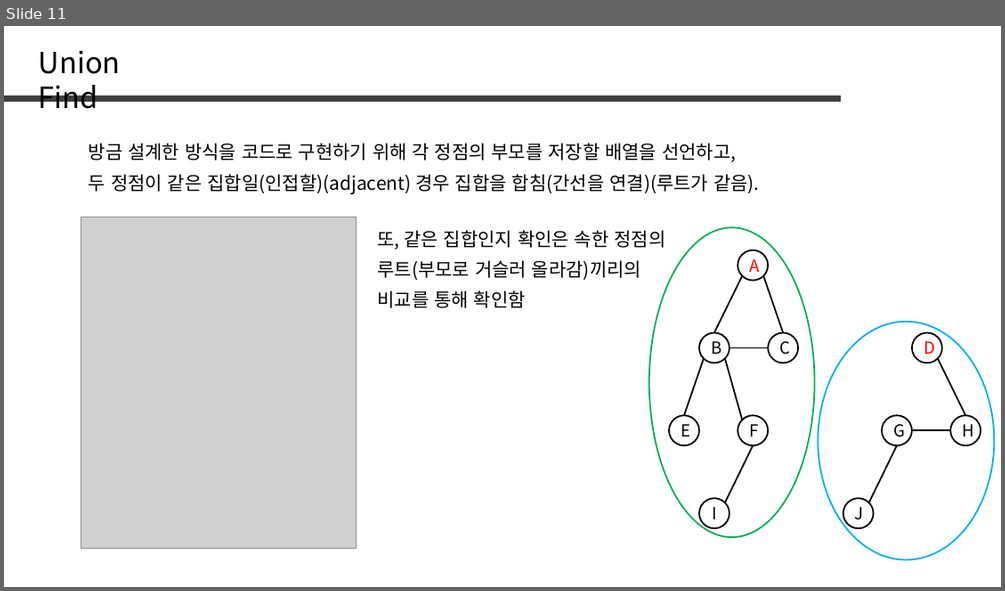
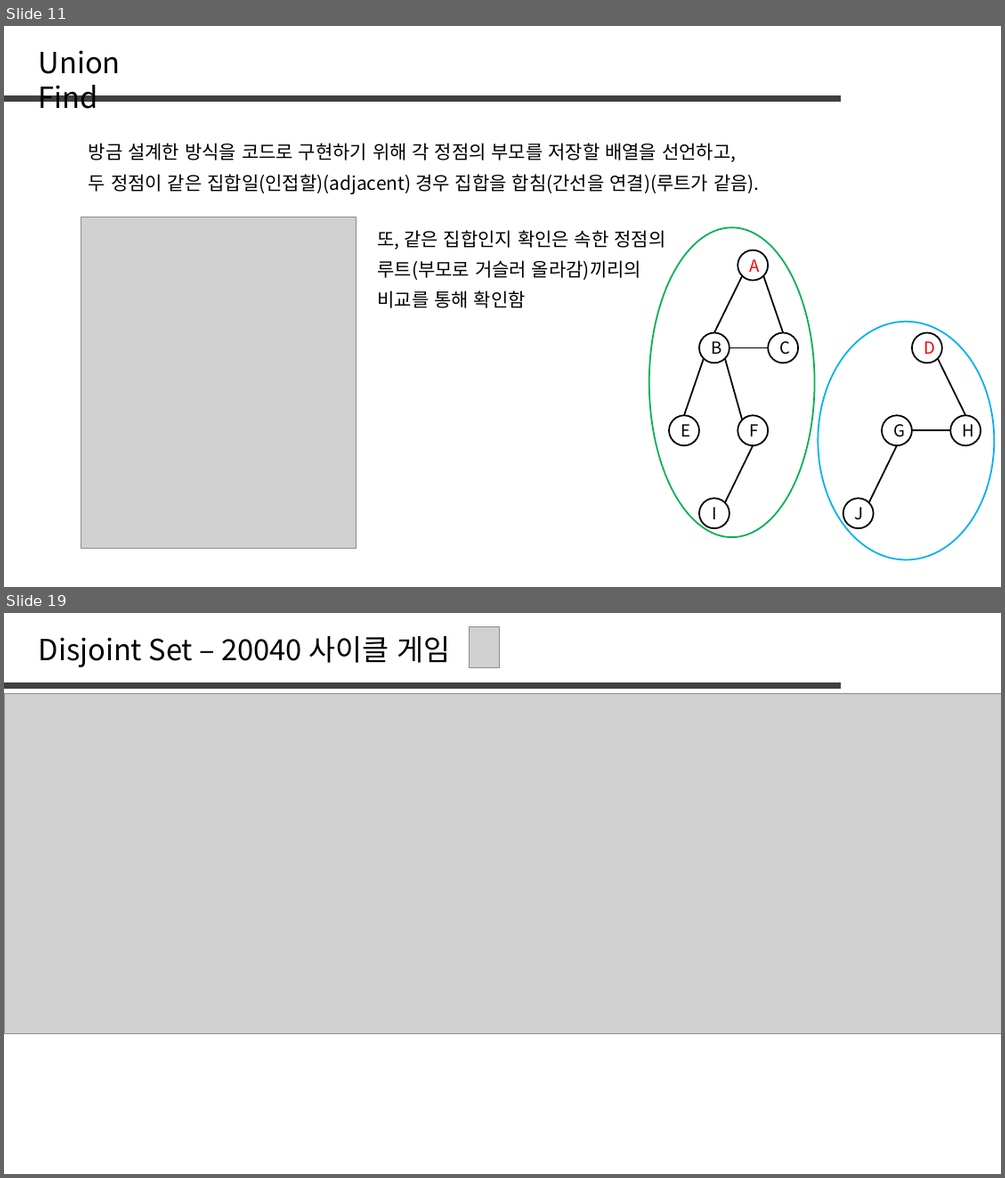
Before and after one commit to jaehoo1/PS-study, a slide deck: study/10_Disjoint Set.pptx. Shown one above the other, each under a label of ours: slide 11 before the commit, slides 11 and 19 after it; the slides between them are not shown. The pictures are 1005x591 and 1005x1178 pixels, drawn with LibreOffice and Linux fonts; fonts in the diff are those of the drawing; grey boxes stand for pictures. Boxes give left, top, right and bottom in pixels: in the first picture for what was removed or moved away, otherwise in the second. Text is boxed around its words. In the diff, an @@ line names an element or a change of style, - is before the commit and + after.

```diff
--- a/study/10_Disjoint Set.pptx
+++ b/study/10_Disjoint Set.pptx
@@ slide 19 added at bbox=[4, 613, 1001, 1174], background #FFFFFF @@
@@ text added at bbox=[39, 636, 450, 667], 28 pt, text #000000 @@
+Disjoint Set – 20040 사이클 게임
@@ picture added at bbox=[469, 627, 500, 668] @@
@@ line added from (4, 686) to (841, 686), #404040 6 pt @@
@@ picture added at bbox=[4, 693, 1001, 1033] @@
```
Also in this commit, not shown: 1 slide changed, 21 other slides added, 46 slides removed.
